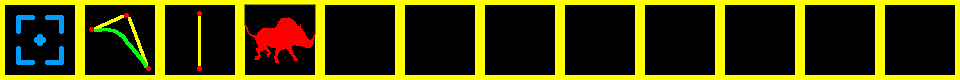
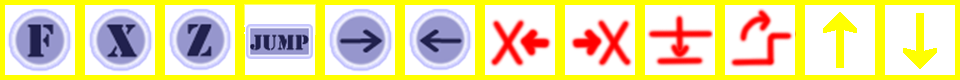
Layer changes from the first 960×80 image to the second:
removed layer "图层 0" over left=16, top=11, right=315, bottom=71
added layer "图层 1" above "Select2" over left=647, top=13, right=713, bottom=67
added layer "Select2" above "Select1" over left=7, top=7, right=937, bottom=72
renamed "图层 2" to "BackGround", hid it over left=5, top=4, right=955, bottom=75
